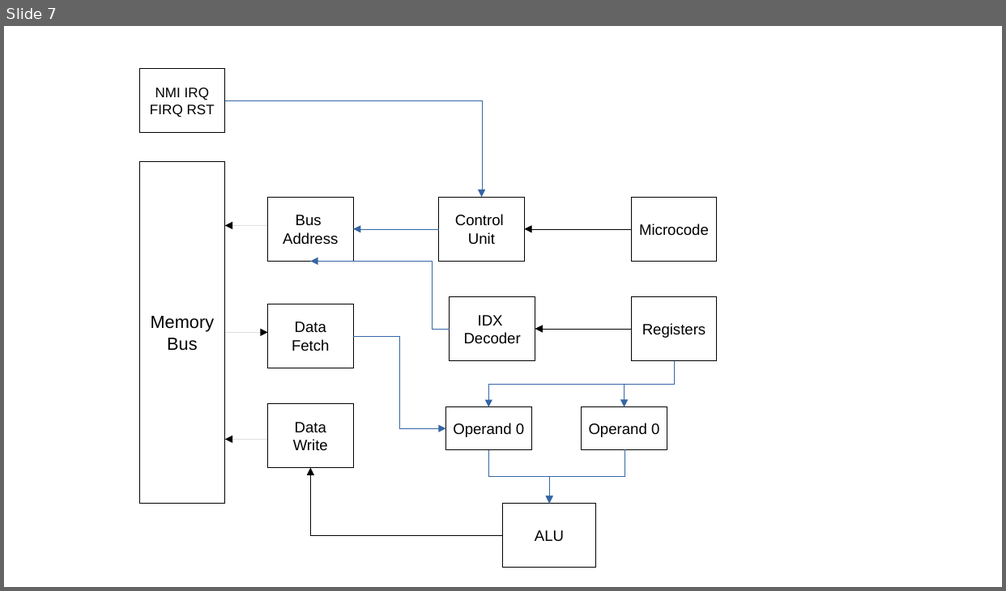
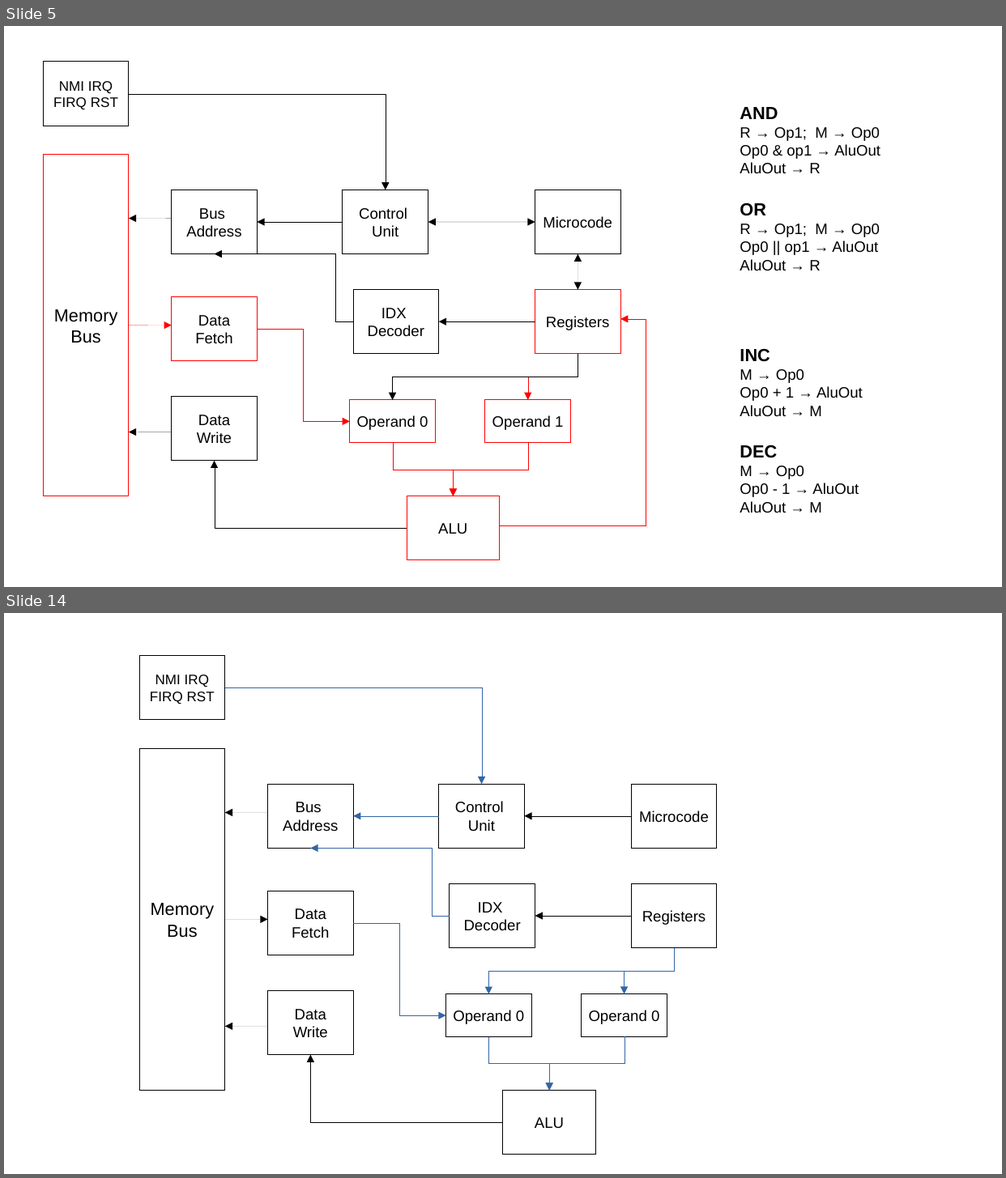
Before and after one commit to JTFPGA/jtkcpu, a slide deck: doc/microcode grafic.odp. Shown one above the other, each under a label of ours: slide 7 before the commit, slides 5 and 14 after it; the slides between them are not shown. The pictures are 1006x591 and 1006x1178 pixels, drawn with LibreOffice and Linux fonts; fonts in the diff are those of the drawing. Boxes give left, top, right and bottom in pixels: in the first picture for what was removed or moved away, otherwise in the second. Text is boxed around its words. In the diff, an @@ line names an element or a change of style, - is before the commit and + after.

```diff
--- a/doc/microcode grafic.odp
+++ b/doc/microcode grafic.odp
@@ slide 5 added at (4,26,1002,587), background #FFFFFF @@
@@ rectangle added at (43,62,128,126), fill #FFFFFF, outline #000000 0 pt, 11 pt, text #000000 @@
+NMI IRQ
+FIRQ RST
@@ elbow arrow added from (129, 94) to (386, 190), #000000 0 pt @@
@@ text added at (739,107,880,271), 12 pt, text #000000 @@
+AND
+R → Op1; M → Op0
+Op0 & op1 → AluOut
+AluOut → R
+OR
+R → Op1; M → Op0
+Op0 || op1 → AluOut
+AluOut → R
@@ rectangle added at (43,155,128,497), fill #FFFFFF, outline #FF0000 0 pt, 14 pt, text #000000 @@
+Memory
+Bus
@@ rectangle added at (172,190,257,254), fill #FFFFFF, outline #000000 0 pt, 12 pt, text #000000 @@
+Bus
+Address
@@ rectangle added at (343,190,428,254), fill #FFFFFF, outline #000000 0 pt, 12 pt, text #000000 @@
+Control
+Unit
@@ rectangle added at (535,190,620,254), fill #FFFFFF, outline #000000 0 pt, 12 pt, text #000000 @@
+Microcode
@@ arrow added from (172, 219) to (129, 219), #000000 0 pt @@
@@ elbow arrow added from (343, 223) to (258, 223), #000000 0 pt @@
@@ double arrow added from (428, 223) to (535, 223), #000000 0 pt @@
@@ elbow arrow added from (354, 322) to (214, 254), #000000 0 pt @@
@@ double arrow added from (578, 254) to (578, 289), #000000 0 pt @@
@@ rectangle added at (354,289,439,354), fill #FFFFFF, outline #000000 0 pt, 12 pt, text #000000 @@
+IDX
+Decoder
@@ rectangle added at (535,289,620,354), fill #FFFFFF, outline #FF0000 0 pt, 12 pt, text #000000 @@
+Registers
@@ rectangle added at (172,297,257,361), fill #FFFFFF, outline #FF0000 0 pt, 12 pt, text #000000 @@
+Data
+Fetch
@@ arrow added from (129, 326) to (172, 326), #FF0000 0 pt @@
@@ elbow arrow added from (258, 330) to (350, 422), #FF0000 0 pt @@
@@ elbow arrow added from (535, 322) to (439, 322), #000000 0 pt @@
@@ elbow arrow added from (500, 526) to (620, 319), #FF0000 0 pt @@
@@ elbow arrow added from (578, 354) to (393, 400), #000000 0 pt @@
@@ elbow arrow added from (578, 354) to (528, 400), #FF0000 0 pt @@
@@ text added at (739,349,863,513), 12 pt, text #000000 @@
+INC
+M → Op0
+Op0 + 1 → AluOut
+AluOut → M
+DEC
+M → Op0
+Op0 - 1 → AluOut
+AluOut → M
@@ rectangle added at (172,396,257,461), fill #FFFFFF, outline #000000 0 pt, 12 pt, text #000000 @@
+Data
+Write
@@ rectangle added at (350,400,435,442), fill #FFFFFF, outline #FF0000 0 pt, 12 pt, text #000000 @@
+Operand 0
@@ rectangle added at (485,400,570,442), fill #FFFFFF, outline #FF0000 0 pt, 12 pt, text #000000 @@
+Operand 1
@@ arrow added from (172, 433) to (129, 433), #000000 0 pt @@
@@ elbow arrow added from (407, 528) to (214, 461), #000000 0 pt @@
@@ elbow arrow added from (393, 443) to (454, 497), #FF0000 0 pt @@
@@ elbow arrow added from (528, 443) to (454, 497), #FF0000 0 pt @@
@@ rectangle added at (407,497,500,561), fill #FFFFFF, outline #FF0000 0 pt, 12 pt, text #000000 @@
+ALU
@@ what was slide 7 is now slide 14 @@
```
Also in this commit, not shown: 6 slides changed, 6 other slides added, 1 other file.
